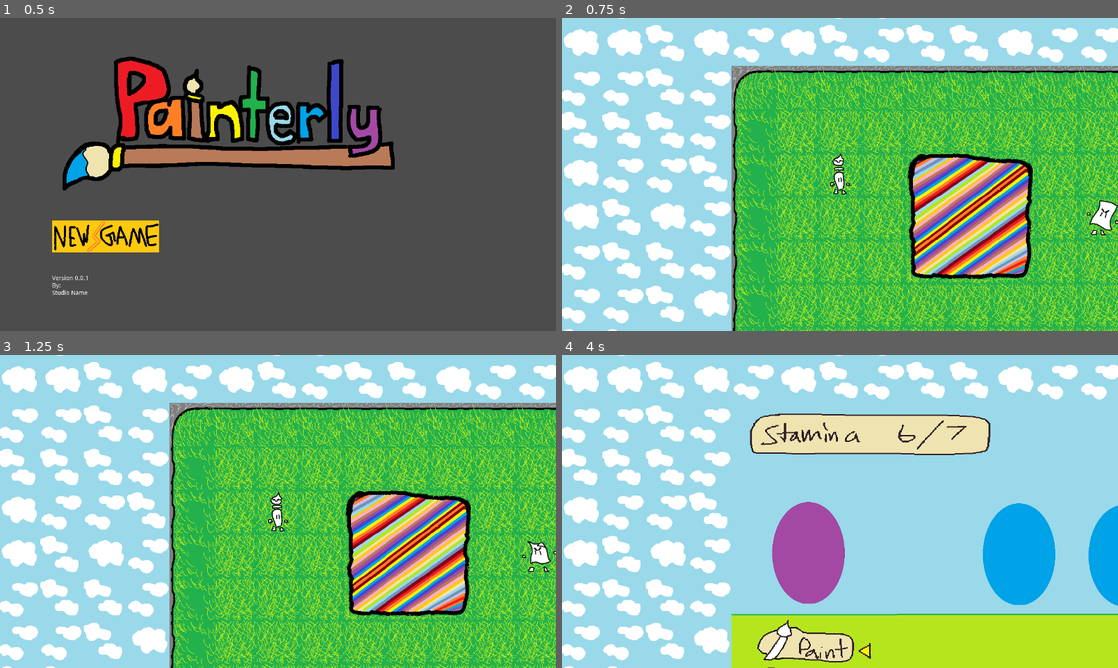
Above: before the commit, frames 1-4 (two rows, left to right).
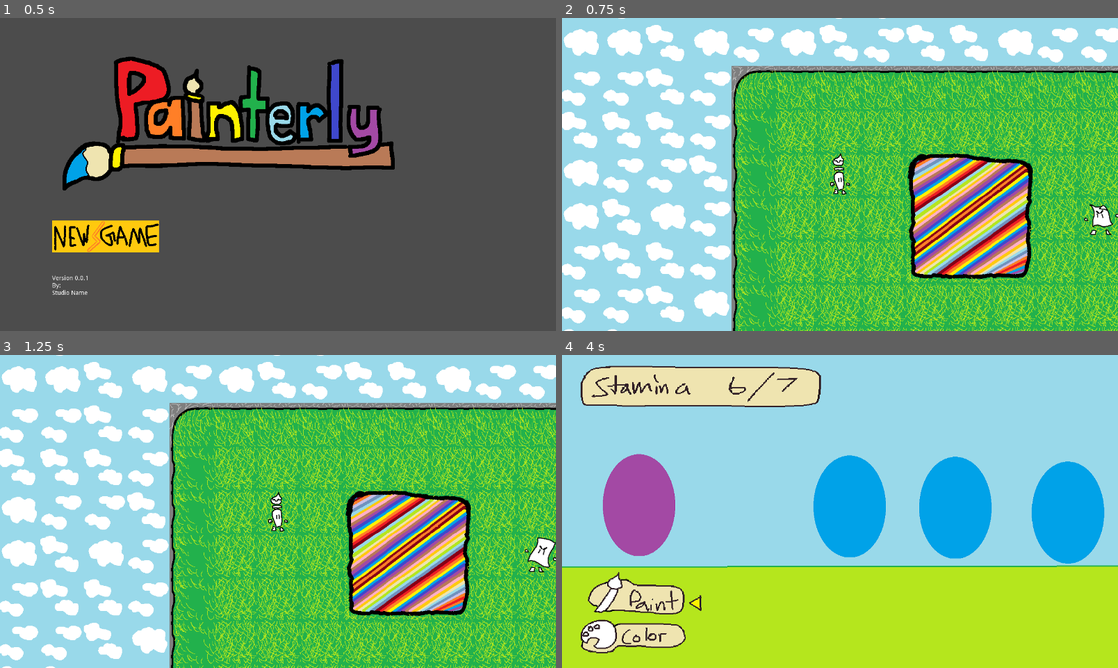
Above: after the commit, the same moments.

Repository: Melaisi/PaintGame
Game: Godot game, scene res://Scenes/Title/MainMenu.tscn
The game is run twice, just before and just after one commit, with the same random seed, the same clock (stepped at 60 frames per second) and the same inputs.
Inputs (mouse positions are in pixels of both pictures, inside the frame that each line leads up to):
- Up to frame 1 (0.5 s): no input
- Up to frame 2 (0.75 s): tap Enter at 0.5 s; move the mouse to (789, 237) at 0.52 s; hold Right (ui_right) from 0.53 s (still down); click (789, 237) at 0.67 s
- Up to frame 3 (1.25 s): keep holding Right (ui_right)
- Up to frame 4 (4 s): move the mouse to (728, 527) at 1.27 s; release Right (ui_right) at 1.28 s; hold Down (ui_down) 1.28-2.03 s; click (728, 527) at 1.42 s; move the mouse to (895, 442) at 2.02 s; hold Right (ui_right) 2.03-2.78 s; click (895, 442) at 2.17 s; tap Space at 2.75 s; move the mouse to (812, 574) at 2.77 s; hold Up (ui_up) 2.78-3.53 s; click (812, 574) at 2.92 s; tap Enter at 3.5 s; move the mouse to (1006, 558) at 3.52 s; hold Left (ui_left) from 3.53 s (still down); click (1006, 558) at 3.67 s

Frame 1 is identical in both runs. In frame 2, 0.3% of the frame differs, in the area x 93-100%, y 58-70%; in frame 3, 0.3%; in frame 4, 57%, in the area x 0-100%, y 0-100%.

Commit message:
Organize the files hierarchy

Diff:
--- a/Scenes/Encounter/SceneTransition.gd
+++ /dev/null
@@ -1,21 +0,0 @@
-extends ColorRect
-
-# Path to the next scene to transition to
-export(String, FILE, "*.tscn") var next_scene_path
-
-# Reference to the _AnimationPlayer_ node
-onready var _anim_player := $AnimationPlayer
-
-# Called when the node enters the scene tree for the first time.
-func _ready() -> void:
-	# Plays the animation backward to fade in
-	pass
-
-func transition_to(_next_scene := next_scene_path) -> void:
-	_anim_player.play_backwards("Fade")
-	yield(_anim_player, "animation_finished")
-	# Plays the Fade animation and wait until it finishes
-	_anim_player.play("Fade")
-	yield(_anim_player, "animation_finished")
-	# Changes the scene
-	get_tree().change_scene(_next_scene)
--- a/Scenes/Encounter/SceneTransition.tscn
+++ /dev/null
@@ -1,31 +0,0 @@
-[gd_scene load_steps=3 format=2]
-
-[ext_resource path="res://Scenes/Encounter/SceneTransition.gd" type="Script" id=1]
-
-[sub_resource type="Animation" id=1]
-resource_name = "Fade"
-length = 0.5
-tracks/0/type = "value"
-tracks/0/path = NodePath(".:modulate")
-tracks/0/interp = 1
-tracks/0/loop_wrap = true
-tracks/0/imported = false
-tracks/0/enabled = true
-tracks/0/keys = {
-"times": PoolRealArray( 0, 0.5 ),
-"transitions": PoolRealArray( 1, 1 ),
-"update": 0,
-"values": [ Color( 1, 1, 1, 0 ), Color( 1, 1, 1, 1 ) ]
-}
-
-[node name="SceneTransition" type="ColorRect"]
-anchor_right = 1.0
-anchor_bottom = 1.0
-color = Color( 0.639216, 0.286275, 0.643137, 1 )
-script = ExtResource( 1 )
-__meta__ = {
-"_edit_use_anchors_": false
-}
-
-[node name="AnimationPlayer" type="AnimationPlayer" parent="."]
-anims/Fade = SubResource( 1 )
--- a/Scenes/Main/MainLevel.tscn
+++ b/Scenes/Main/MainLevel.tscn
@@ -3,7 +3,7 @@
 [ext_resource path="res://Scenes/Party/Player/Player.tscn" type="PackedScene" id=1]
 [ext_resource path="res://Art/Tileset/tileset.tres" type="TileSet" id=2]
 [ext_resource path="res://Scenes/Party/Enemy/Enemy.tscn" type="PackedScene" id=3]
-[ext_resource path="res://Scenes/Encounter/SceneTransition.tscn" type="PackedScene" id=4]
+[ext_resource path="res://Scenes/Transition/SceneTransition.tscn" type="PackedScene" id=4]
 
 [sub_resource type="RectangleShape2D" id=1]
 extents = Vector2( 22.8251, 47.7601 )
--- a/Scenes/Party/Enemy/Enemy.tscn
+++ b/Scenes/Party/Enemy/Enemy.tscn
@@ -21,6 +21,7 @@
 [node name="AnimatedSprite" type="AnimatedSprite" parent="."]
 frames = SubResource( 1 )
 animation = "Idle"
+frame = 2
 playing = true
 
 [node name="CollisionShape2D" type="CollisionShape2D" parent="."]
